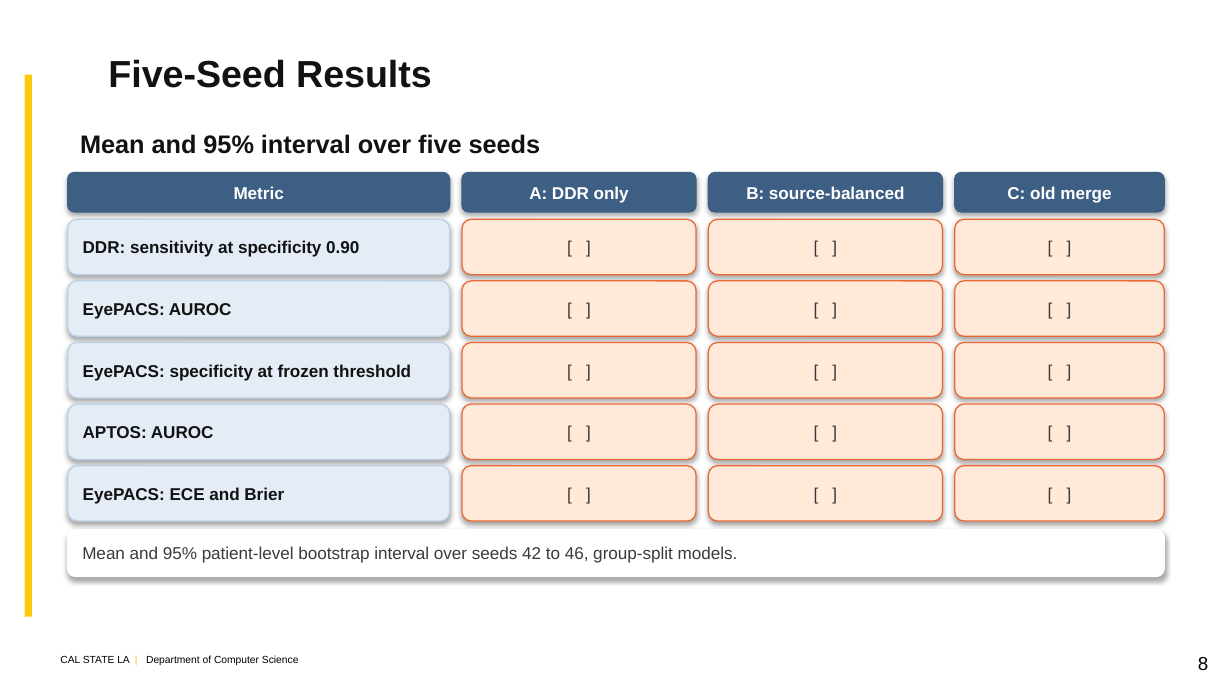
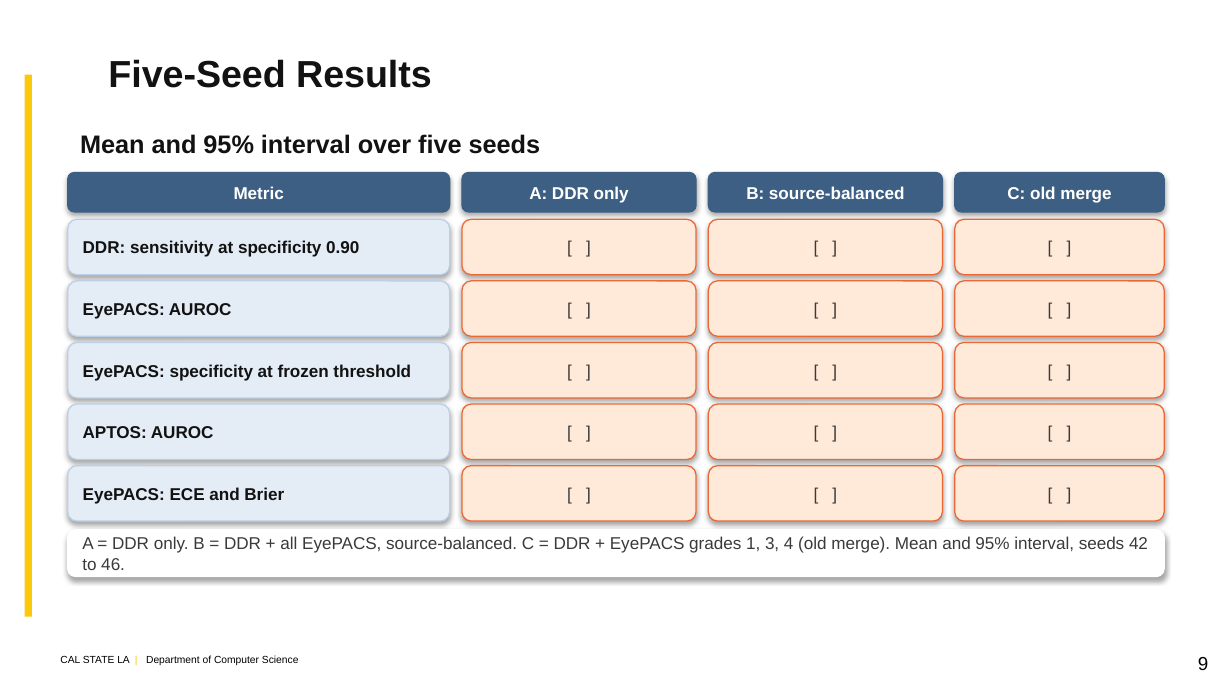
Before and after one commit to kazimab1/Early-DR, a slide deck: slide 9 of DR_Progress_5seeds.pptx (slide 8 before the commit). Drawn at 1232x693 pixels with LibreOffice and Linux fonts; fonts in the diff are those of the drawing; background and template pictures are left out. Boxes give left, top, right and bottom in pixels: in the first picture for what was removed or moved away, otherwise in the second. Text is boxed around its words. In the diff, an @@ line names an element or a change of style, - is before the commit and + after.

```diff
--- a/DR_Progress_5seeds.pptx
+++ b/DR_Progress_5seeds.pptx
@@ text in rounded rectangle at box(82, 536, 1148, 570): text changed @@
-Mean and 95% patient-level bootstrap interval over seeds 42 to 46, group-split models.
+A = DDR only. B = DDR + all EyePACS, source-balanced. C = DDR + EyePACS grades 1, 3, 4 (old merge). Mean and 95% interval, seeds 42 to 46.
@@ text at box(1198, 657, 1208, 670): text changed @@
-8
+9
```
Also in this commit, not shown: 7 other slides changed, 1 slide added, 8 other files.
